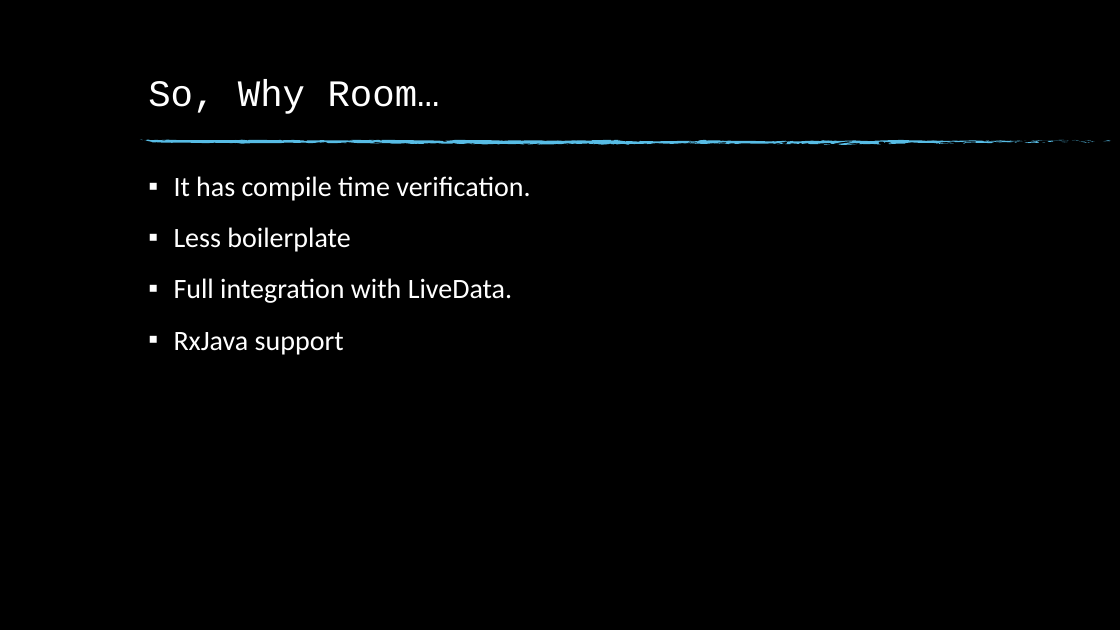
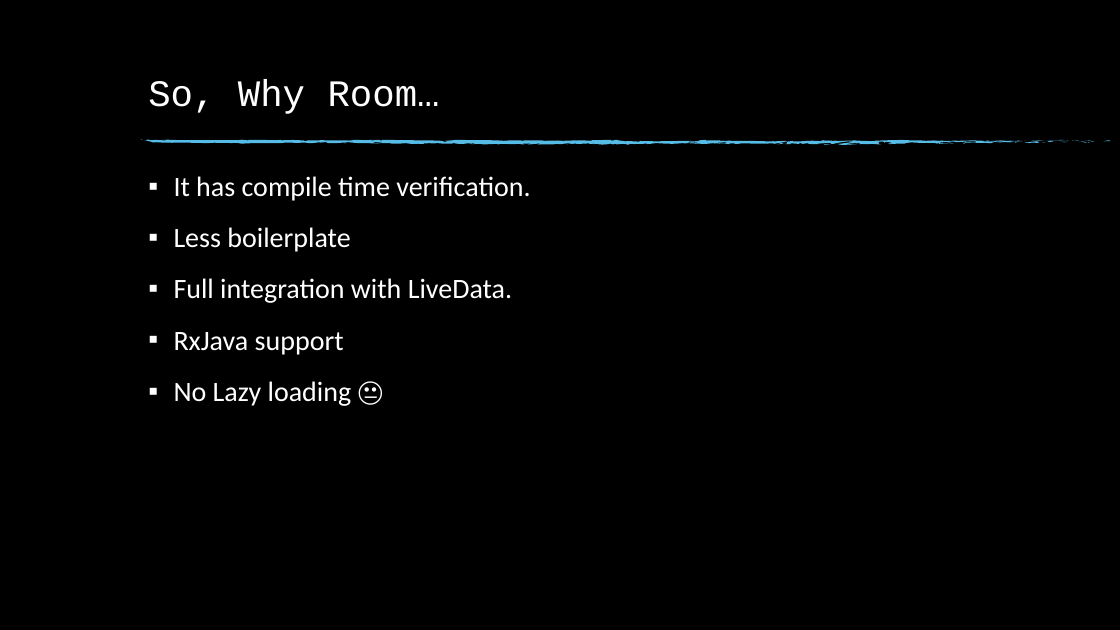
Before and after one commit to sanathe06/meetup2018-02-22, a slide deck: slide 31 of Android Architecture Components.pptx. Drawn at 1120x630 pixels with LibreOffice and Linux fonts; fonts in the diff are those of the drawing; background and template pictures are left out. Boxes give left, top, right and bottom in pixels: in the first picture for what was removed or moved away, otherwise in the second. Text is boxed around its words. In the diff, an @@ line names an element or a change of style, - is before the commit and + after.

```diff
--- a/Android Architecture Components.pptx
+++ b/Android Architecture Components.pptx
@@ text at (174, 381, 352, 406): paragraph added @@
+▪ No Lazy loading 😐
```
Also in this commit, not shown: 9 other slides changed, 5 slides added, 4 slides removed.
